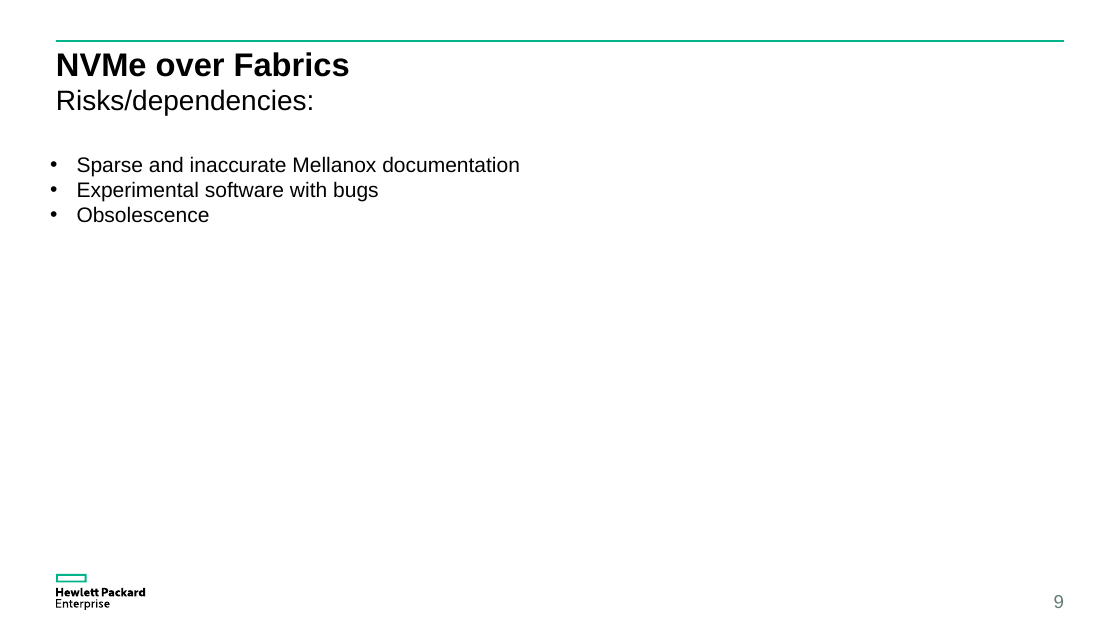
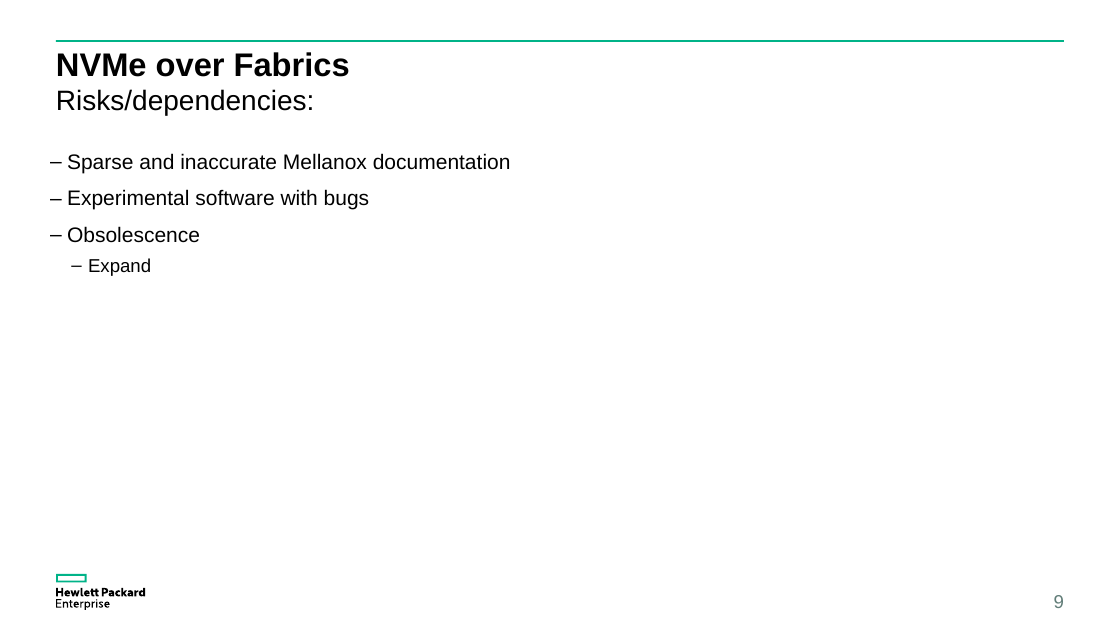
Before and after one commit to coy-humphrey/nvme-hpe, a slide deck: slide 9 of deliverables/HPE.Presentation.pptx. Drawn at 1120x630 pixels with LibreOffice and Linux fonts; fonts in the diff are those of the drawing. Boxes give left, top, right and bottom in pixels: in the first picture for what was removed or moved away, otherwise in the second. Text is boxed around its words. In the diff, an @@ line names an element or a change of style, - is before the commit and + after.

```diff
--- a/deliverables/HPE.Presentation.pptx
+++ b/deliverables/HPE.Presentation.pptx
@@ text at <box>67,153,511,243</box>: bullet • to –; line spacing 1 to 0.9; more space between paragraphs @@
@@ text at <box>88,258,151,276</box>: paragraph added @@
+  – Expand
```
Also in this commit, not shown: 7 other slides changed, 1 slide added, 1 slide removed.
